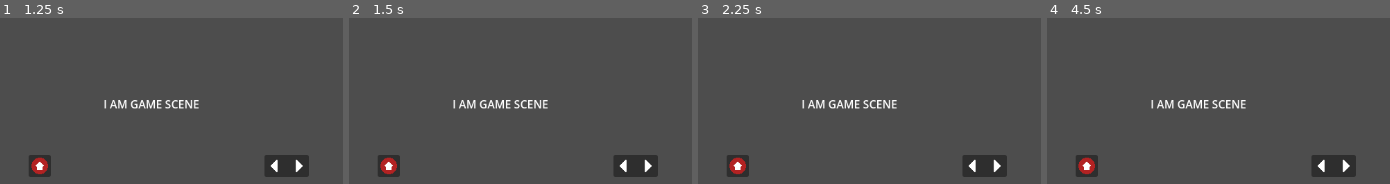
Above: before the commit, frames 1-4 (left to right).
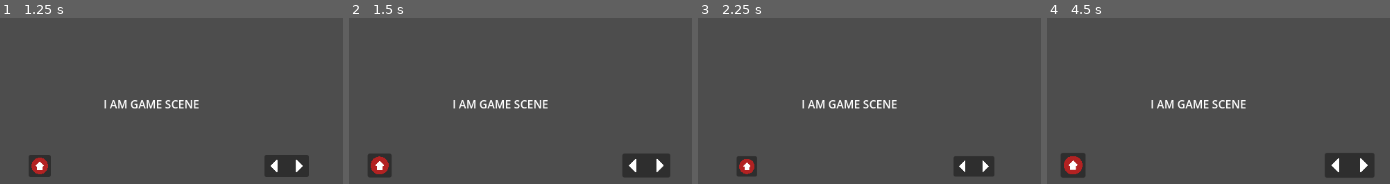
Above: after the commit, the same moments.

Repository: DSurguy/spring-2024-2d-jam
Game: Godot game, scene res://scenes/MainScene/MainScene.tscn
Same seed, same stepped clock (60 frames per second), same inputs: the game is played once before the commit and once after it.
Inputs (mouse positions are in pixels of both pictures, inside the frame that each line leads up to):
- Up to frame 1 (1.25 s): click "Load Game Scene" at 0.5 s
- Up to frame 2 (1.5 s): tap Enter (ui_accept) at 1.25 s; move the mouse to (678, 149) at 1.27 s; hold D (move_right) from 1.28 s (still down); tap Mouse wheel down (zoom_down, bound only after the commit) at 1.35 s
- Up to frame 3 (2.25 s): keep holding D (move_right); tap Enter (ui_accept) at 1.52, 2 s; tap Mouse wheel up (zoom_up, bound only after the commit) at 1.55, 2.1 s; move the mouse to (outside the picture) at 2.02 s
- Up to frame 4 (4.5 s): tap Enter (ui_accept) at 2.27, 2.75, 3.5, 3.77, 4.25 s; tap Mouse wheel down (zoom_down, bound only after the commit) at 2.3, 2.85, 3.8, 4.35 s; move the mouse to (1280, 72) at 2.77 s; release D (move_right) at 2.78 s; hold A (move_left) 2.78-3.53 s; tap Mouse wheel up (zoom_up, bound only after the commit) at 3.05, 3.6 s; move the mouse to (outside the picture) at 3.52 s; hold D (move_right) from 3.53 s (still down); move the mouse to (outside the picture) at 4.27 s

Frame 1 is identical in both runs. In frame 2, 2.3% of the frame differs, in the area x 5-94%, y 81-96%; in frame 3, 2.0%; in frame 4, 2.9%, in the area x 4-96%, y 81-96%.

Commit message:
Add zoom to camera for testing

Diff:
--- a/project.godot
+++ b/project.godot
@@ -79,6 +79,16 @@
 , Object(InputEventJoypadButton,"resource_local_to_scene":false,"resource_name":"","device":-1,"button_index":2,"pressure":0.0,"pressed":false,"script":null)
 ]
 }
+zoom_up={
+"deadzone": 0.5,
+"events": [Object(InputEventMouseButton,"resource_local_to_scene":false,"resource_name":"","device":-1,"window_id":0,"alt_pressed":false,"shift_pressed":false,"ctrl_pressed":false,"meta_pressed":false,"button_mask":0,"position":Vector2(0, 0),"global_position":Vector2(0, 0),"factor":1.0,"button_index":4,"canceled":false,"pressed":false,"double_click":false,"script":null)
+]
+}
+zoom_down={
+"deadzone": 0.5,
+"events": [Object(InputEventMouseButton,"resource_local_to_scene":false,"resource_name":"","device":-1,"window_id":0,"alt_pressed":false,"shift_pressed":false,"ctrl_pressed":false,"meta_pressed":false,"button_mask":0,"position":Vector2(0, 0),"global_position":Vector2(0, 0),"factor":1.0,"button_index":5,"canceled":false,"pressed":false,"double_click":false,"script":null)
+]
+}
 
 [rendering]
 
--- /dev/null
+++ b/scenes/GameScene/GameCamera.gd
@@ -0,0 +1,23 @@
+extends Camera2D
+
+const ZOOM_MAX = Vector2(0.1,0.1)
+const ZOOM_MIN = Vector2(3,3)
+const ZOOM_SPEED = 0.2
+var zoom_in = false
+var zoom_out = false
+
+func _process(delta):
+	if Input.is_action_just_released("zoom_up") and zoom > ZOOM_MAX:
+		zoom_in = true
+		zoom_out = false
+	if Input.is_action_just_released("zoom_down") and zoom < ZOOM_MIN:
+		zoom_out = true
+	if zoom_in == true:
+		zoom = lerp(zoom, zoom - Vector2(0.1,0.1), ZOOM_SPEED)
+		await get_tree().create_timer(0.10).timeout
+		zoom_in = false
+
+	if zoom_out == true:
+		zoom = lerp(zoom, zoom + Vector2(0.1,0.1), ZOOM_SPEED)
+		await get_tree().create_timer(0.10).timeout
+		zoom_out = false
--- a/scenes/GameScene/GameScene.tscn
+++ b/scenes/GameScene/GameScene.tscn
@@ -1,7 +1,8 @@
-[gd_scene load_steps=18 format=3 uid="uid://cmj7kchtv06qw"]
+[gd_scene load_steps=19 format=3 uid="uid://cmj7kchtv06qw"]
 
 [ext_resource type="Script" path="res://scenes/GameScene/GameScene.gd" id="1_knlki"]
 [ext_resource type="Script" path="res://scenes/GameScene/Helm.gd" id="2_atwiw"]
+[ext_resource type="Script" path="res://scenes/GameScene/GameCamera.gd" id="2_p4bl1"]
 [ext_resource type="AudioStream" uid="uid://2oeb3e5wfaij" path="res://music/MUS_Descent_v1.ogg" id="2_px71f"]
 [ext_resource type="Script" path="res://scenes/GameScene/Submarine.gd" id="2_t5sut"]
 [ext_resource type="Script" path="res://scenes/GameScene/Station.gd" id="3_eqivj"]
@@ -38,6 +39,7 @@
 script = ExtResource("1_knlki")
 
 [node name="Camera2D" type="Camera2D" parent="."]
+script = ExtResource("2_p4bl1")
 
 [node name="CanvasLayer" type="CanvasLayer" parent="."]
 
